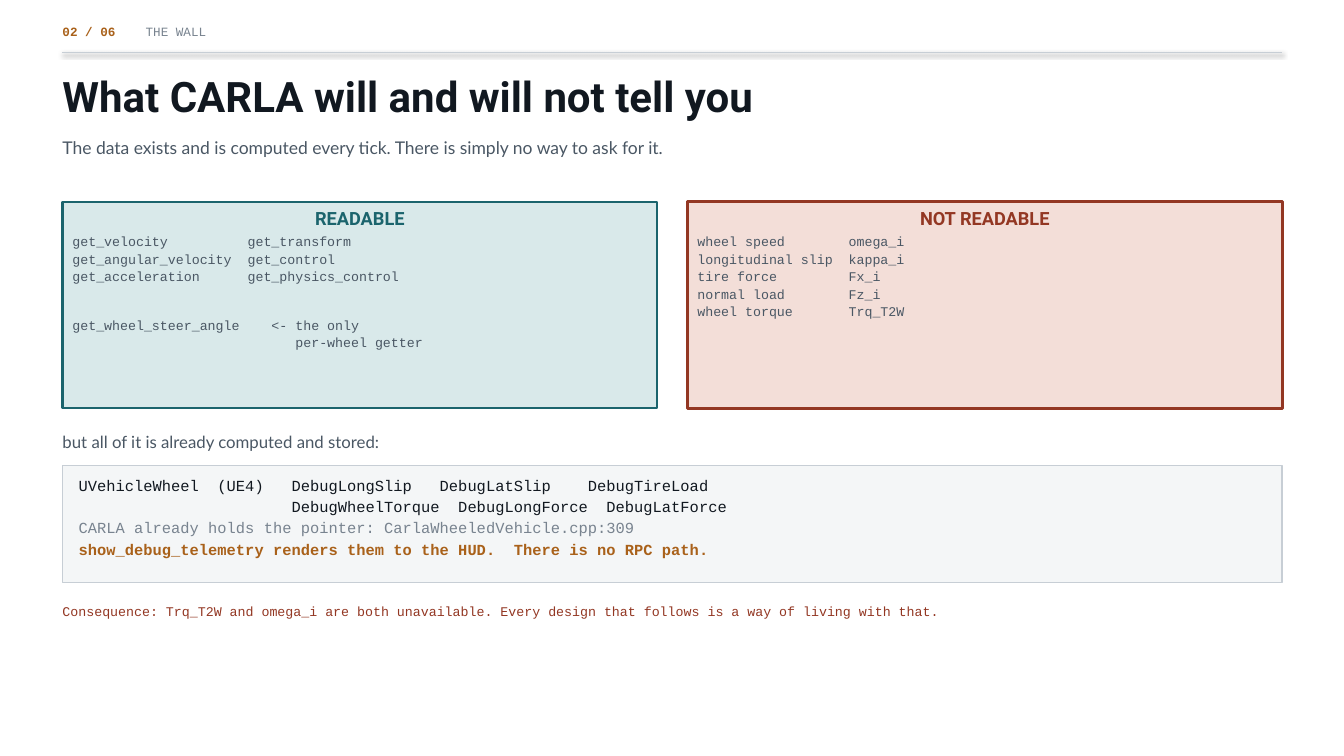
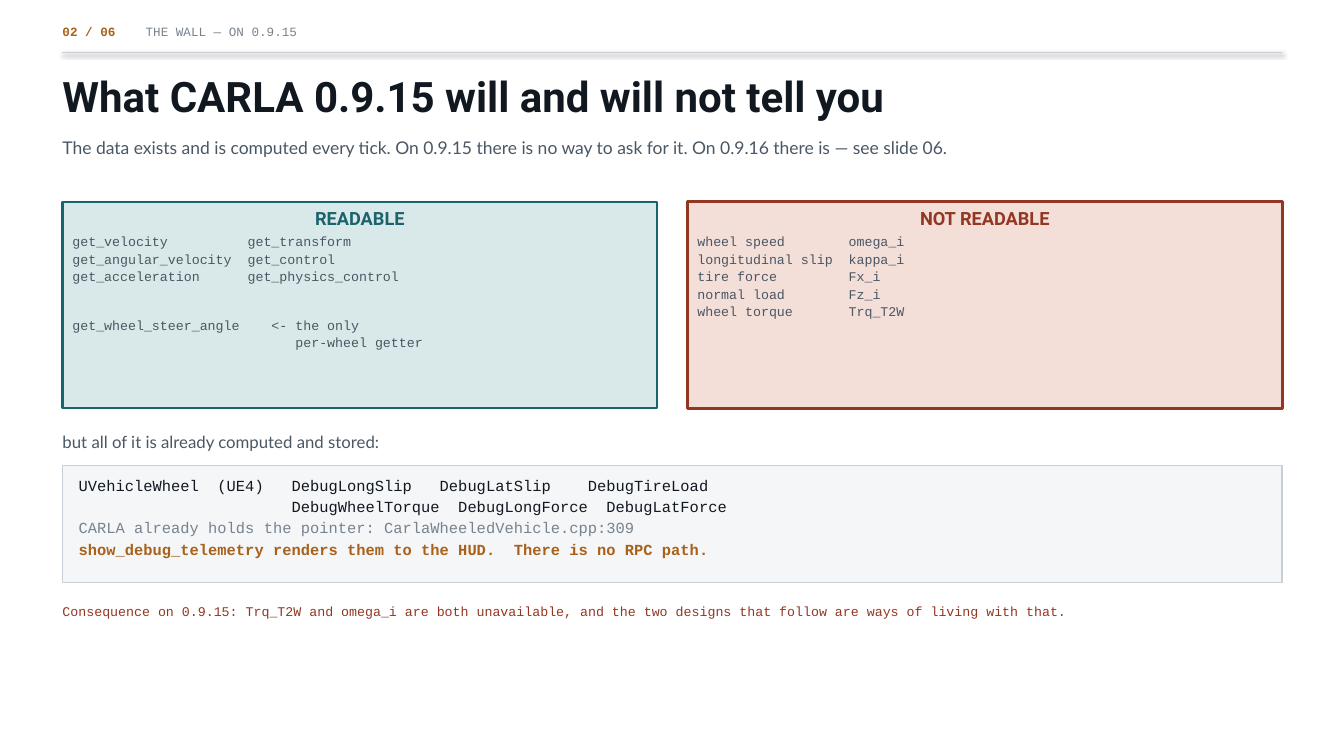
Before and after one commit to ORNL-Real-Sim/FIXS, a slide deck: slide 2 of doc/xil/CarlaDynoCoupling.pptx. Drawn at 1344x756 pixels with LibreOffice and Linux fonts; fonts in the diff are those of the drawing. Boxes give left, top, right and bottom in pixels: in the first picture for what was removed or moved away, otherwise in the second. Text is boxed around its words. In the diff, an @@ line names an element or a change of style, - is before the commit and + after.

Commit message:
docs(xil): CARLA 0.9.16 exposes get_telemetry_data, which retires most of this study
We are on 0.9.15.2. The workarounds in this document -- reconstructing the tire
force from the longitudinal equation, inferring the drag area from Blueprint
defaults, and the conclusion that per-wheel readback needs a fork -- all exist to
route around a signal that 0.9.16 makes directly readable.

carla.WheelTelemetryData carries omega, torque, long_slip, lat_slip, tire_load
and the longitudinal and lateral forces, per wheel. VehicleTelemetryData adds
speed, steer, throttle, brake, engine_rpm, gear and the chassis drag force. The
server-side builder runs unconditionally, reading PxWheelQueryResult and the
UVehicleWheel debug fields, with no dependence on show_debug_telemetry or the HUD.

Verified as a genuine Python API at all three layers rather than assumed: the
method binding in Actor.cpp, the class_ definitions with def_readwrite for omega,
torque, long_slip and tire_load in Control.cpp, and the client-side declaration
in Vehicle.h.

So on 0.9.16 the loop closes exactly as it does with CarMaker, per wheel, with no
reconstruction and no fork. What does NOT change is the write side: telemetry is
read-only, and injecting Taxl still goes through apply_control, which is one
scalar throttle split by CARLA's differential. Per-wheel measurement, lumped
command. Per-wheel command remains the one thing needing SimpleWheeled.

Open items are rewritten accordingly: C-1, C-4 and C-5 resolved, C-3 narrowed to
the command side only, and a new C-0 -- upgrade -- as the highest-value action.

```diff
--- a/doc/xil/CarlaDynoCoupling.pptx
+++ b/doc/xil/CarlaDynoCoupling.pptx
@@ text at (62, 27, 297, 36): text changed @@
-02 / 06 THE WALL
+02 / 06 THE WALL — ON 0.9.15
@@ text at (62, 80, 884, 121): text changed @@
-What CARLA will and will not tell you
+What CARLA 0.9.15 will and will not tell you
@@ text at (62, 141, 947, 157): text changed @@
-The data exists and is computed every tick. There is simply no way to ask for it.
+The data exists and is computed every tick. On 0.9.15 there is no way to ask for it. On 0.9.16 there is — see slide 06.
@@ text at (62, 606, 1066, 619): text changed @@
-Consequence: Trq_T2W and omega_i are both unavailable. Every design that follows is a way of living with that.
+Consequence on 0.9.15: Trq_T2W and omega_i are both unavailable, and the two designs that follow are ways of living with that.
```
Also in this commit, not shown: 1 slide added, 1 slide removed, 2 other files.
